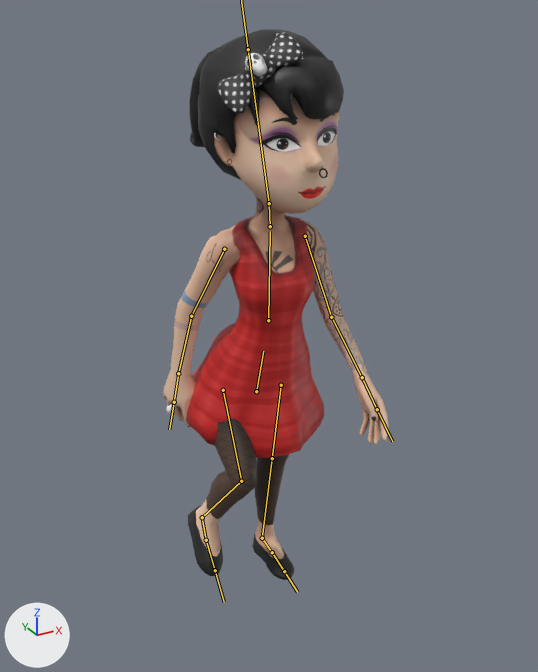
An edit to the FBX model models/Practica2_obj/Girl.fbx, drawn before and after from the same camera.
The view is the same before and after, from a camera (50 mm lens) standing at (-0.969, -1.841, 1.834) and looking at (0.042, -0.002, 0.914). Lighting does not change. The marker at lower left points along +X, +Y and +Z. Both versions are drawn at frame 19 of the action 'Armature|Running'; the numbers are the values there. The bones that bend it are drawn over the model as lines.

The first picture shows 'Girl_Body_Geo_Girl_Body_GeoMesh'.
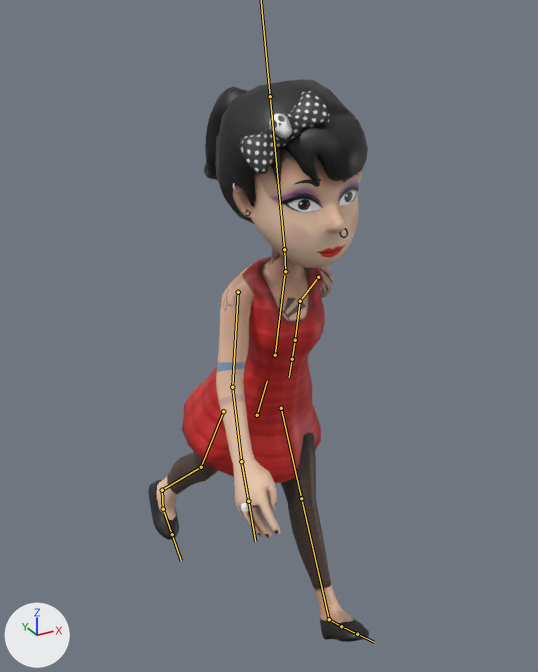
Pixel boxes (x1, y1, x2, y2) of what changed, in the pictures (538 x 672 px):
'Girl_Body_Geo_Girl_Body_GeoMesh', posed
    before: (163, 29, 389, 580)
    after: (148, 79, 369, 642)
bone 'Hips', root to tip
    before: (256, 391) to (263, 351)
    after: (257, 415) to (267, 381)
bone 'Neck', root to tip
    before: (270, 226) to (269, 203)
    after: (285, 271) to (284, 249)
bone 'Head', root to tip
    before: (269, 203) to (248, 49)
    after: (284, 249) to (270, 96)
bone 'UpperArm.L', root to tip
    before: (305, 236) to (331, 317)
    after: (318, 277) to (300, 301)
bone 'LowerArm.L', root to tip
    before: (331, 317) to (362, 377)
    after: (300, 301) to (295, 340)
bone 'UpperArm.R', root to tip
    before: (224, 249) to (191, 316)
    after: (238, 292) to (232, 387)
bone 'LowerArm.R', root to tip
    before: (191, 316) to (178, 373)
    after: (232, 387) to (241, 461)
bone 'UpperLeg.L', root to tip
    before: (281, 385) to (272, 458)
    after: (281, 408) to (301, 498)
bone 'LowerLeg.L', root to tip
    before: (272, 458) to (262, 538)
    after: (301, 498) to (329, 619)
bone 'UpperLeg.R', root to tip
    before: (223, 390) to (241, 481)
    after: (223, 411) to (201, 467)
bone 'LowerLeg.R', root to tip
    before: (241, 481) to (202, 517)
    after: (201, 467) to (162, 490)
bone 'LowerFeet.R', root to tip
    before: (202, 517) to (206, 540)
    after: (162, 490) to (163, 509)
bone 'UpperFeet.R', root to tip
    before: (206, 540) to (215, 570)
    after: (163, 509) to (172, 534)

The change in detail:
Bone 'Hips' (bone_hips) moves from (0.0, -0.008, 0.0) to (0.005, -0.093, 0.0).
Bone 'Hips' (bone_hips) turns from (11, 1, 0) to (20, 1, 0) degrees about its own x, y and z.
Bone 'Neck' (bone_neck) turns from (-1, 0, 0) to (-8, 1, 0) degrees about its own x, y and z.
Bone 'Head' (bone_head) turns from (-14, 1, 0) to (-11, 1, 0) degrees about its own x, y and z.
Bone 'UpperArm.L' (bone_upperarm_l) turns from (14, -3, 0) to (-43, 9, -5) degrees about its own x, y and z.
Bone 'LowerArm.L' (bone_lowerarm_l) turns from (20, -4, 0) to (24, -5, 0) degrees about its own x, y and z.
Bone 'UpperArm.R' (bone_upperarm_r) turns from (-25, -6, 1) to (27, 6, 2) degrees about its own x, y and z.
Bone 'LowerArm.R' (bone_lowerarm_r) turns from (14, 3, 1) to (17, 3, 1) degrees about its own x, y and z.
Bone 'UpperLeg.L' (bone_upperleg_l) turns from (-11, -1, -6) to (38, 1, -5) degrees about its own x, y and z.
Bone 'LowerLeg.L' (bone_lowerleg_l) turns from (15, 6, 3) to (13, 6, 3) degrees about its own x, y and z.
Bone 'UpperLeg.R' (bone_upperleg_r) turns from (45, 3, -9) to (-15, -6, -7) degrees about its own x, y and z.
Bone 'LowerLeg.R' (bone_lowerleg_r) turns from (-68, -9, 22) to (-5, -14, 4) degrees about its own x, y and z.
Bone 'LowerFeet.R' (bone_lowerfeet_r) turns from (-11, -14, 13) to (-23, -13, 16) degrees about its own x, y and z.
Bone 'UpperFeet.R' (bone_upperfeet_r) turns from (3, 0, -1) to (38, 4, -11) degrees about its own x, y and z.
